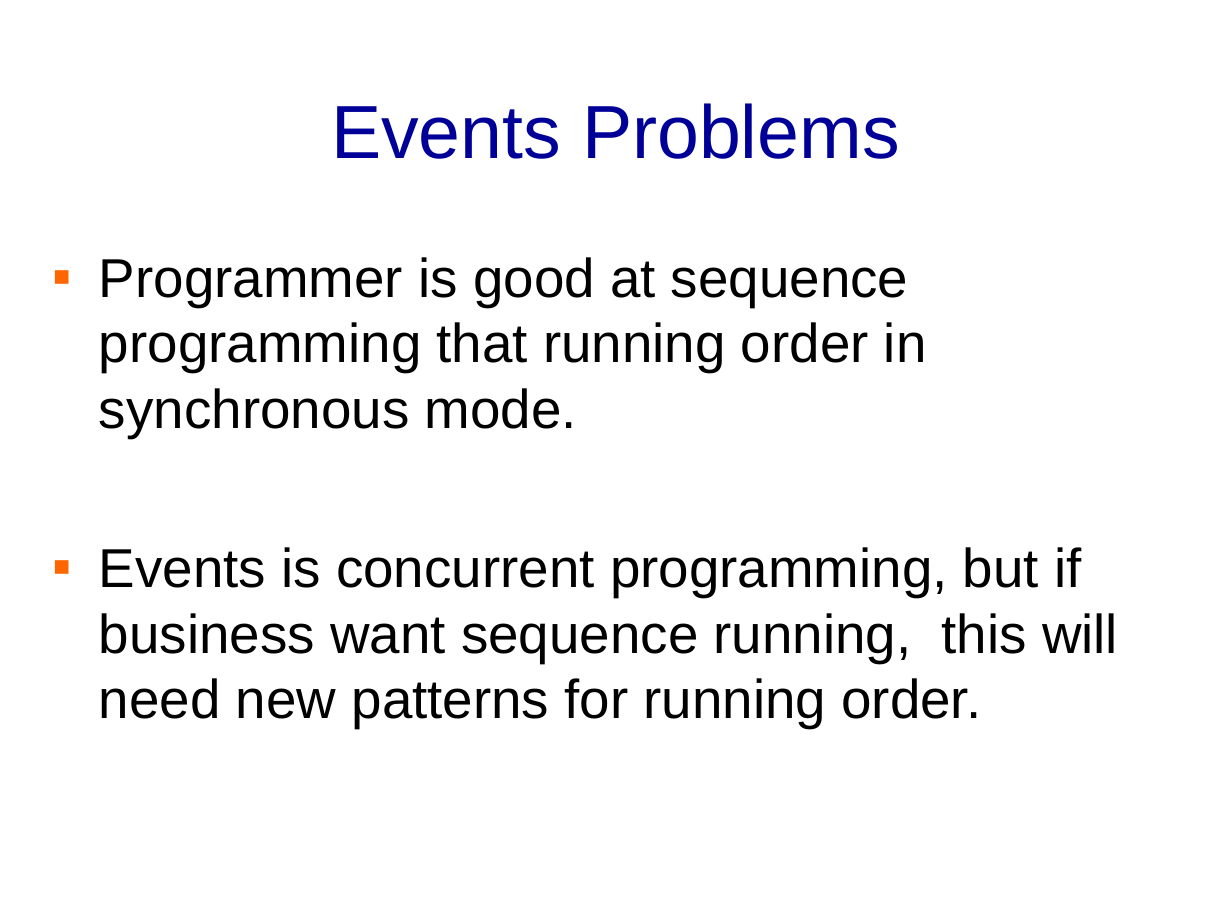
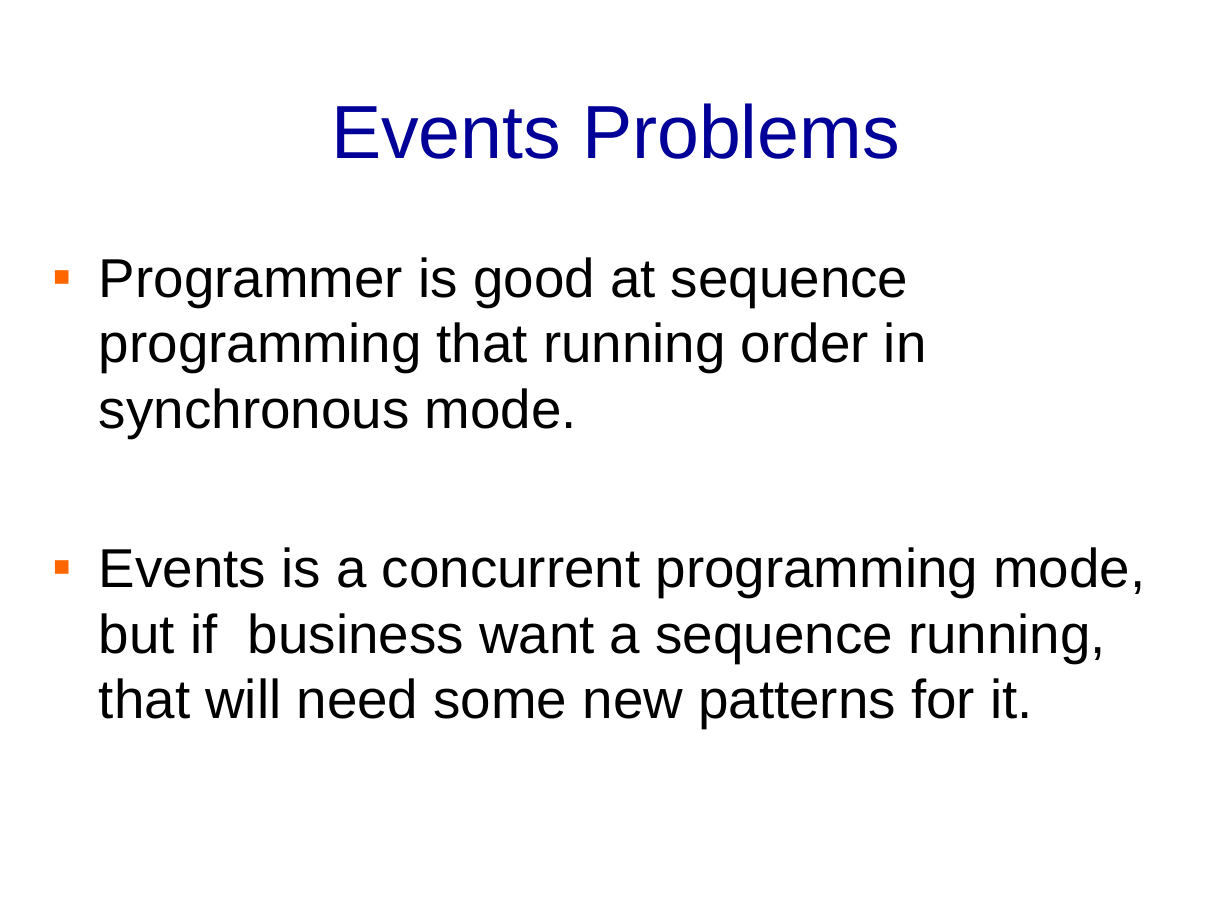
Before and after one commit to banq/jdonframework, a slide deck: slide 35 of doc/english/JdonFramework.ppt. Drawn at 1232x924 pixels with LibreOffice and Linux fonts; fonts in the diff are those of the drawing; background and template pictures are left out. Boxes give left, top, right and bottom in pixels: in the first picture for what was removed or moved away, otherwise in the second. Text is boxed around its words. In the diff, an @@ line names an element or a change of style, - is before the commit and + after.

```diff
--- a/doc/english/JdonFramework.ppt
+++ b/doc/english/JdonFramework.ppt
@@ text at [99,547,1145,728]: text changed @@
-▪ Events is concurrent programming, but if business want sequence running, this will need new patterns for running order.
+▪ Events is a concurrent programming mode, but if business want a sequence running, that will need some new patterns for it.
```
Also in this commit, not shown: 2 other slides changed, 1 other file.
